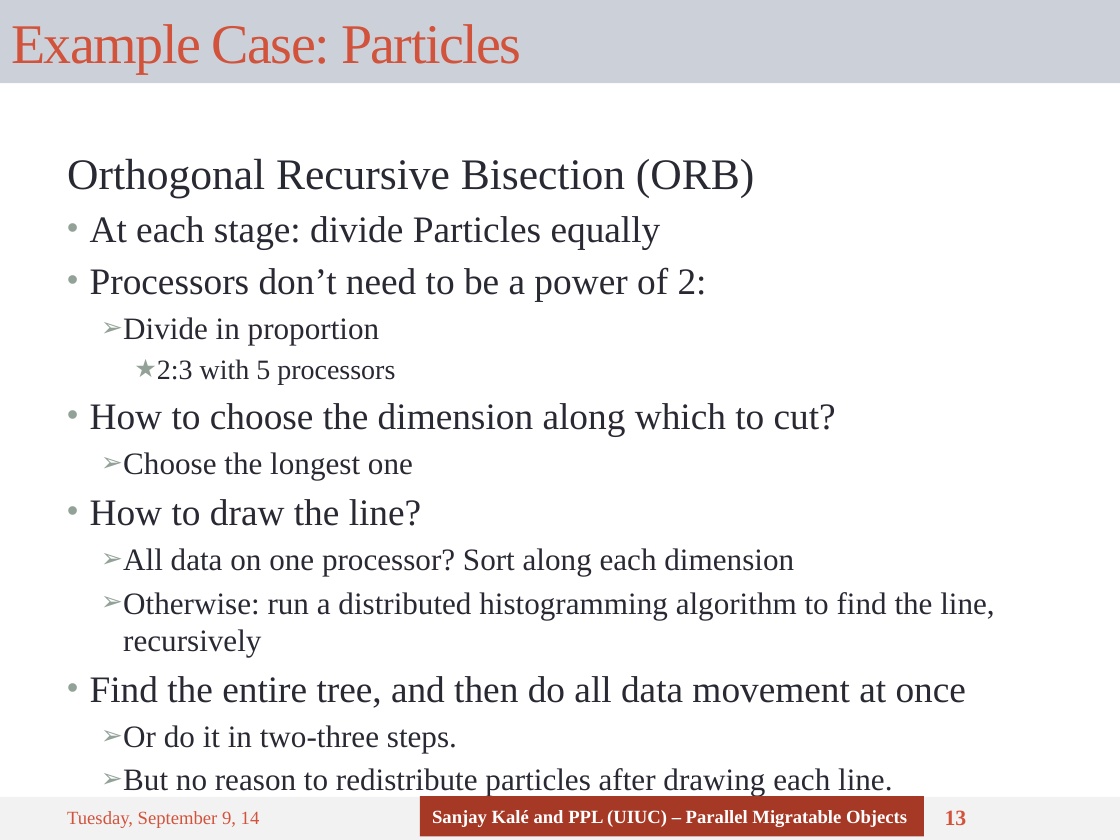
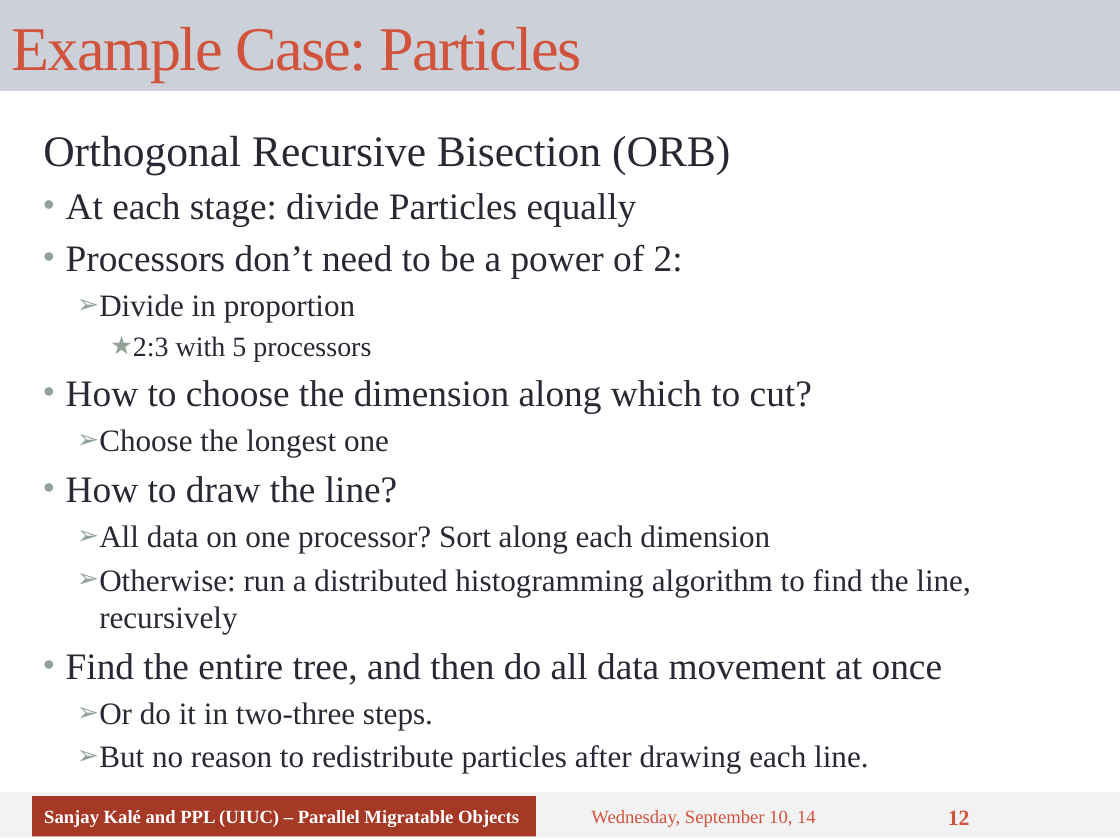
Before and after one commit to UIUC-PPL/charm_tutorial, a slide deck: slide 12 of tutorial-10-load_balancing.pptx (slide 13 before the commit). Drawn at 1120x840 pixels with LibreOffice and Linux fonts; fonts in the diff are those of the drawing. Boxes give left, top, right and bottom in pixels: in the first picture for what was removed or moved away, otherwise in the second. Text is boxed around its words. In the diff, an @@ line names an element or a change of style, - is before the commit and + after.

```diff
--- a/tutorial-10-load_balancing.pptx
+++ b/tutorial-10-load_balancing.pptx
@@ title "Example Case: Particles": place and size @@
-title "Example Case: Particles" at [0, 0, 1120, 83]
+title "Example Case: Particles" at [0, 0, 1120, 91]
@@ title "Example Case: Particles" at [0, 0, 1120, 91]: size 36 to 40 pt @@
@@ text "Orthogonal Recursive Bisection (ORB)": place and size @@
-text "Orthogonal Recursive Bisection (ORB)" at [67, 158, 994, 796]
+text "Orthogonal Recursive Bisection (ORB)" at [43, 135, 970, 773]
@@ text "Orthogonal Recursive Bisection (ORB)" at [43, 135, 970, 773]: vertical alignment top to middle @@
@@ rectangle: place and size @@
-rectangle at [0, 797, 1120, 840]
+rectangle at [0, 793, 1120, 838]
@@ rectangle "Sanjay Kalé and PPL (UIUC) ...": place and size @@
-rectangle "Sanjay Kalé and PPL (UIUC) ..." at [420, 796, 924, 837]
+rectangle "Sanjay Kalé and PPL (UIUC) ..." at [32, 796, 536, 837]
@@ text at [591, 810, 816, 827]: text changed @@
-Tuesday, September 9, 14
+Wednesday, September 10, 14
@@ page number at [948, 810, 970, 825]: text changed @@
-13
+12
```
Also in this commit, not shown: 22 other slides changed, 1 slide removed.
